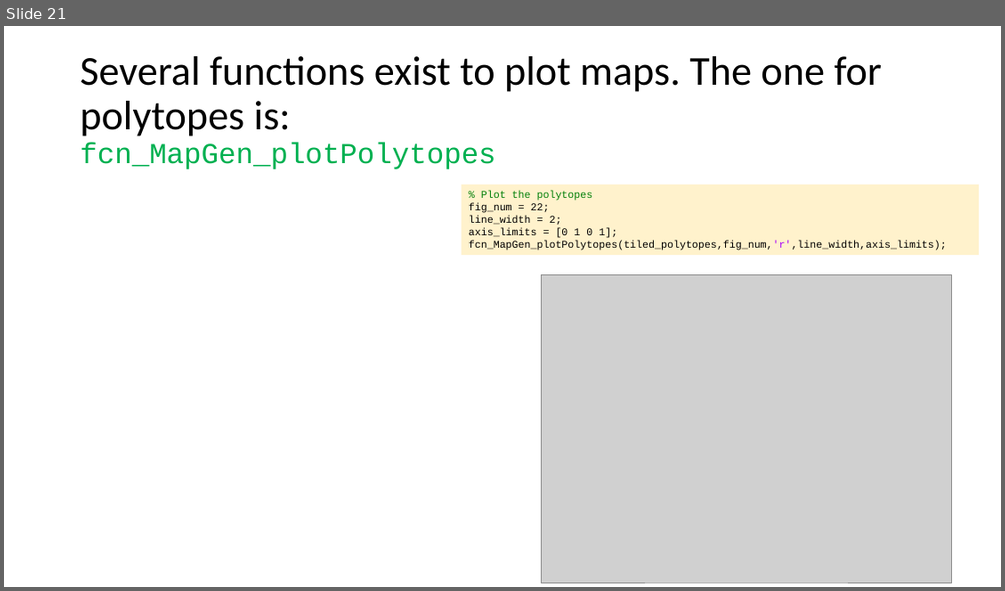
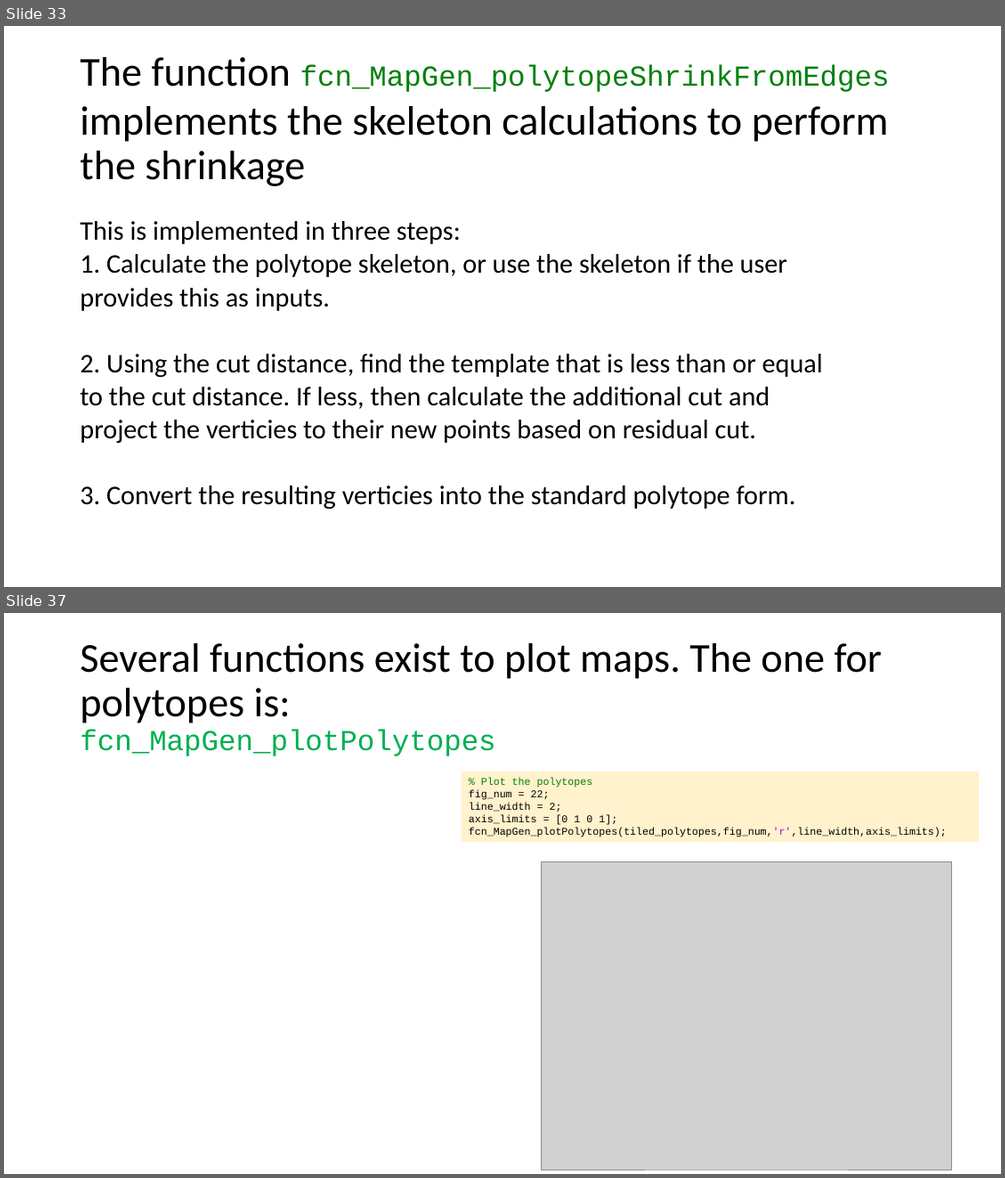
Before and after one commit to ivsg-psu/PathPlanning_MapTools_MapGenClassLibrary, a slide deck: Documents/MapGenClassLibrary.pptx. Shown one above the other, each under a label of ours: slide 21 before the commit, slides 33 and 37 after it; the slides between them are not shown. The pictures are 1005x591 and 1005x1178 pixels, drawn with LibreOffice and Linux fonts; fonts in the diff are those of the drawing; grey boxes stand for pictures. Boxes give left, top, right and bottom in pixels: in the first picture for what was removed or moved away, otherwise in the second. Text is boxed around its words. In the diff, an @@ line names an element or a change of style, - is before the commit and + after.

Commit message:
FIX: found and fixed several bugs in the edge shrinking, and updated the documentation for the changes. Bugs were in area calculation of CentroidAndArea, and several other functions related to shrinking from edges.

```diff
--- a/Documents/MapGenClassLibrary.pptx
+++ b/Documents/MapGenClassLibrary.pptx
@@ slide 33 added at box(4, 26, 1001, 587), background #FFFFFF @@
@@ title added at box(80, 57, 890, 186), 39.6 pt, text #000000 @@
+The function fcn_MapGen_polytopeShrinkFromEdges implements the skeleton calculations to perform the shrinkage
@@ text added at box(80, 221, 823, 509), 25.9 pt, text #000000 @@
+This is implemented in three steps:
+1. Calculate the polytope skeleton, or use the skeleton if the user
+provides this as inputs.
+2. Using the cut distance, find the template that is less than or equal
+to the cut distance. If less, then calculate the additional cut and
+project the verticies to their new points based on residual cut.
+3. Convert the resulting verticies into the standard polytope form.
@@ what was slide 21 is now slide 37 @@
```
Also in this commit, not shown: 15 other slides added, 6 other files.
